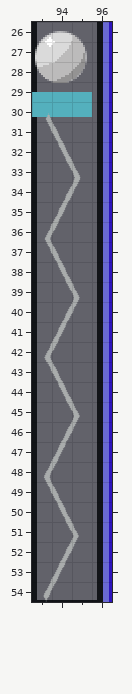
Tiled map, stored at raw/maps/prototype.tmx. Above is the file before it was changed.
Cells are 10x10 px. Shown: x 93..96, y 26..54.
New version:
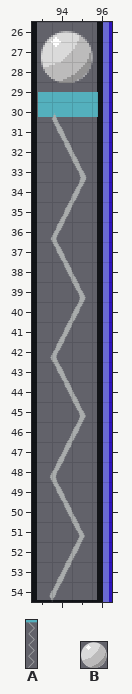
Key: from "dynamic": A 0 "plunger", B 15 "ball".
Objects are placed by their top-left corner, in cells (3,4 is the top-left corner of cell 3,4); size is 1x1 cell unless given.
Author's note on the commit: plunger chute position adjustments
Edits made:
--- layer "Dynamic"
-B "ball" at 93.2,26.4 size 2.6x2.6
+B "ball" at 93.5,26.4 size 2.6x2.6
-A "plunger" at 93,29.5 size 3x25.5
+A "plunger" at 93.3,29.5 size 3x25.5
Boxes around the changes in both pictures, in picture pixels (x1, y1, x2, y2):
changed: (35, 31, 93, 83)
changed: (32, 92, 98, 602)
